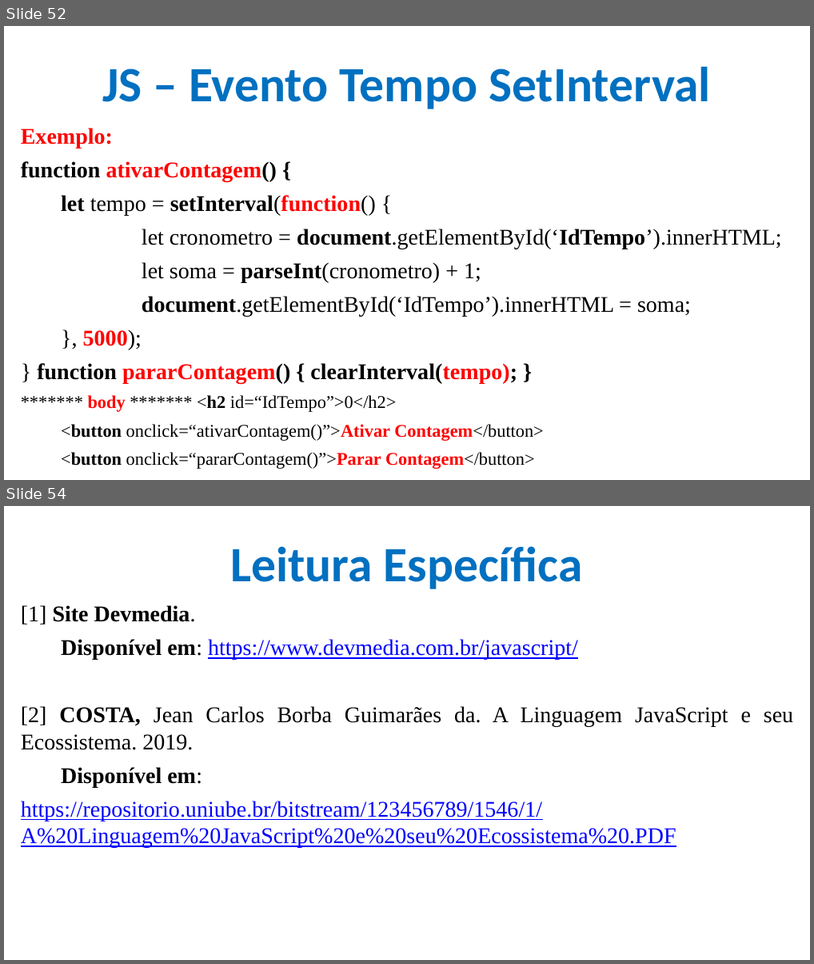
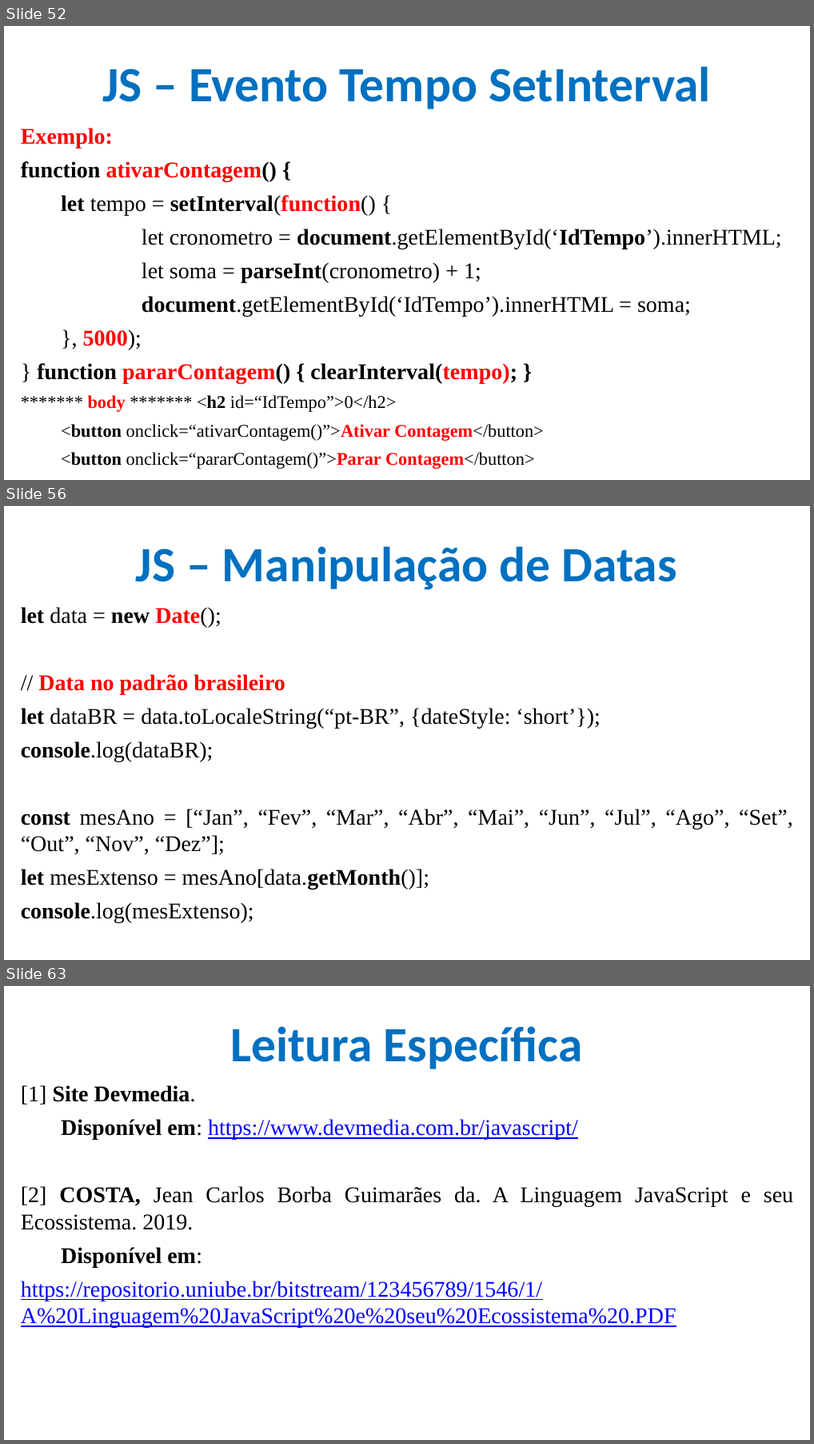
Before and after one commit to CloudEducationBrazil/WydenDesenvolvimentoWebPHP, a slide deck: 01 Classes/Aula 09 Desenvolvimento Web PHP - JS.pptx. Shown one above the other, each under a label of ours: slides 52 and 54 before the commit, slides 52, 56 and 63 after it; the slides between them are not shown. The pictures are 814x964 and 814x1444 pixels, drawn with LibreOffice and Linux fonts; fonts in the diff are those of the drawing; background and template pictures are left out. Boxes give left, top, right and bottom in pixels: in the first picture for what was removed or moved away, otherwise in the second. Text is boxed around its words. In the diff, an @@ line names an element or a change of style, - is before the commit and + after.

```diff
--- a/01 Classes/Aula 09 Desenvolvimento Web PHP - JS.pptx
+++ b/01 Classes/Aula 09 Desenvolvimento Web PHP - JS.pptx
@@ slide 56 added at <box>4,506,810,960</box>, background picture (left out) @@
@@ title added at <box>136,546,677,590</box>, 44 pt, text #0070C0, bold @@
+JS – Manipulação de Datas
@@ text added at <box>21,607,794,923</box>, 20 pt, text #000000 @@
+let data = new Date();
+// Data no padrão brasileiro
+let dataBR = data.toLocaleString(“pt-BR”, {dateStyle: ‘short’});
+console.log(dataBR);
+const mesAno = [“Jan”, “Fev”, “Mar”, “Abr”, “Mai”, “Jun”, “Jul”, “Ago”, “Set”, “Out”, “Nov”, “Dez”];
+let mesExtenso = mesAno[data.getMonth()];
+console.log(mesExtenso);
@@ what was slide 54 is now slide 63 @@
```
Also in this commit, not shown: 2 slides changed, 8 other slides added, 3 other files.
